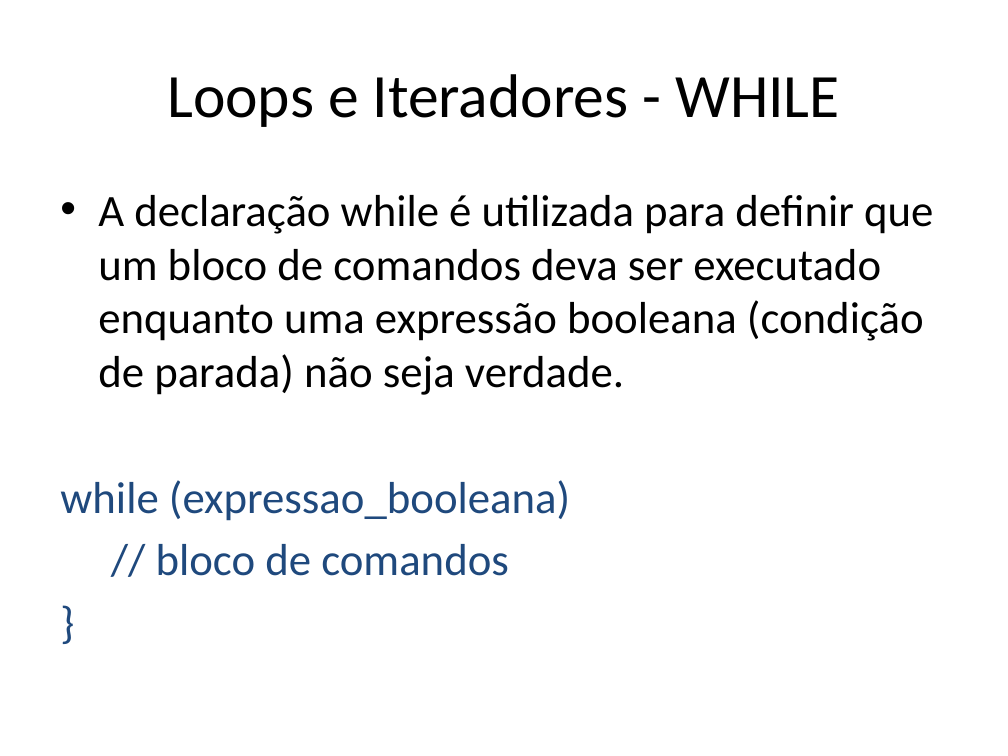
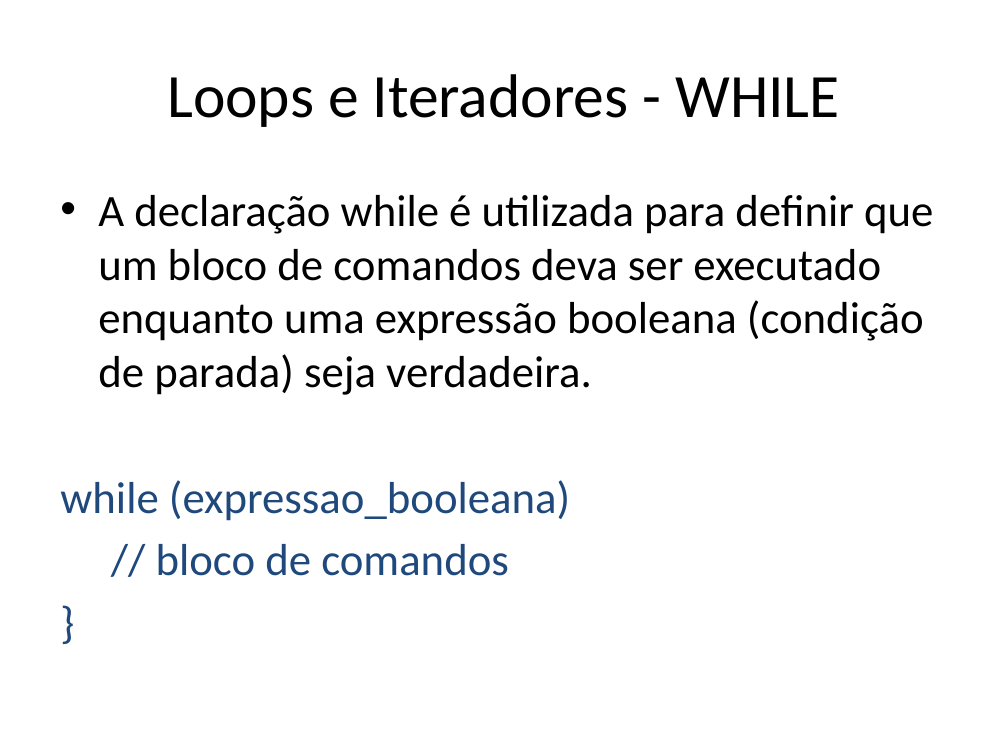
Before and after one commit to renanlessa/CursoJava, a slide deck: slide 37 of Documentos/Curso Java.pptx. Drawn at 1008x756 pixels with LibreOffice and Linux fonts; fonts in the diff are those of the drawing. Boxes give left, top, right and bottom in pixels: in the first picture for what was removed or moved away, otherwise in the second. Text is boxed around its words. In the diff, an @@ line names an element or a change of style, - is before the commit and + after.

```diff
--- a/Documentos/Curso Java.pptx
+++ b/Documentos/Curso Java.pptx
@@ text at [98,195,933,395]: text changed @@
-• A declaração while é utilizada para definir que um bloco de comandos deva ser executado enquanto uma expressão booleana (condição de parada) não seja verdade.
+• A declaração while é utilizada para definir que um bloco de comandos deva ser executado enquanto uma expressão booleana (condição de parada) seja verdadeira.
```
Also in this commit, not shown: 1 other slide changed, 7 other files.
